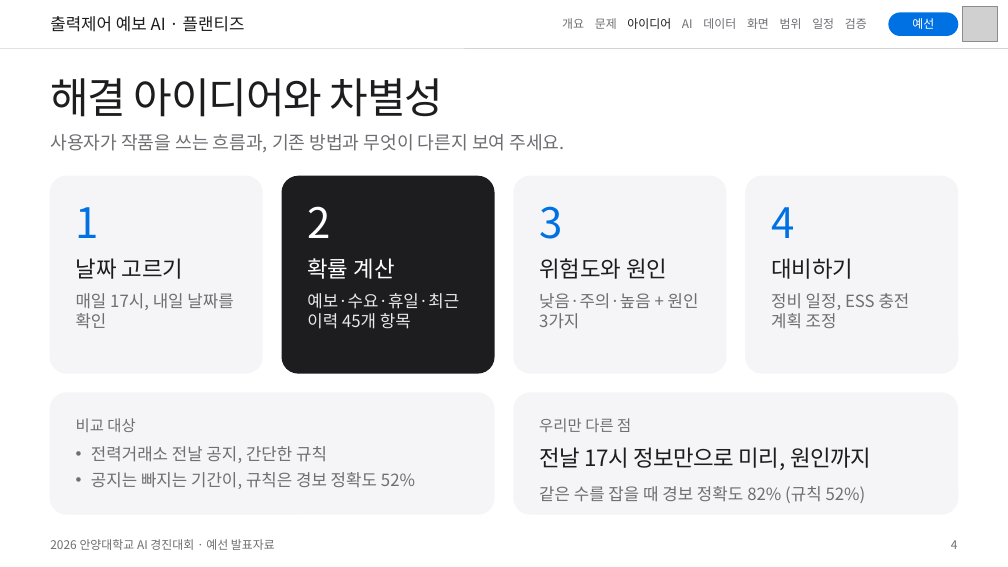
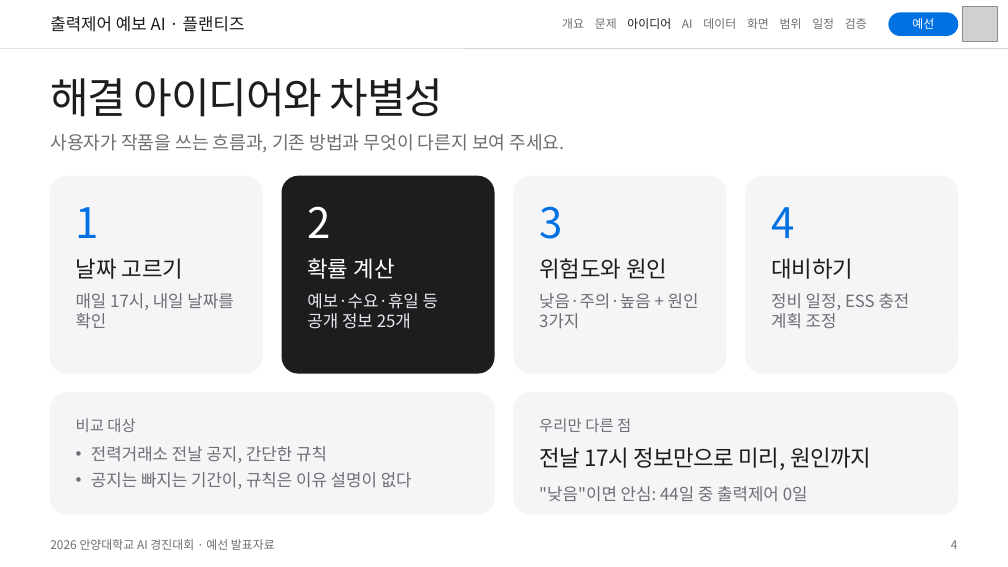
Before and after one commit to eorua/planties, a slide deck: slide 4 of docs/slides/예선발표_초안.pptx. Drawn at 1008x567 pixels with LibreOffice and Linux fonts; fonts in the diff are those of the drawing; grey boxes stand for pictures. Boxes give left, top, right and bottom in pixels: in the first picture for what was removed or moved away, otherwise in the second. Text is boxed around its words. In the diff, an @@ line names an element or a change of style, - is before the commit and + after.

```diff
--- a/docs/slides/예선발표_초안.pptx
+++ b/docs/slides/예선발표_초안.pptx
@@ text at bbox=[307, 293, 438, 329]: text changed @@
-예보·수요·휴일·최근 이력 45개 항목
+예보·수요·휴일 등 공개 정보 25개
@@ text at bbox=[91, 472, 412, 489]: text changed @@
-• 공지는 빠지는 기간이, 규칙은 경보 정확도 52%
+• 공지는 빠지는 기간이, 규칙은 이유 설명이 없다
@@ text at bbox=[539, 486, 808, 502]: text changed @@
-같은 수를 잡을 때 경보 정확도 82% (규칙 52%)
+"낮음"이면 안심: 44일 중 출력제어 0일
```
Also in this commit, not shown: 3 other slides changed, 25 other files.
